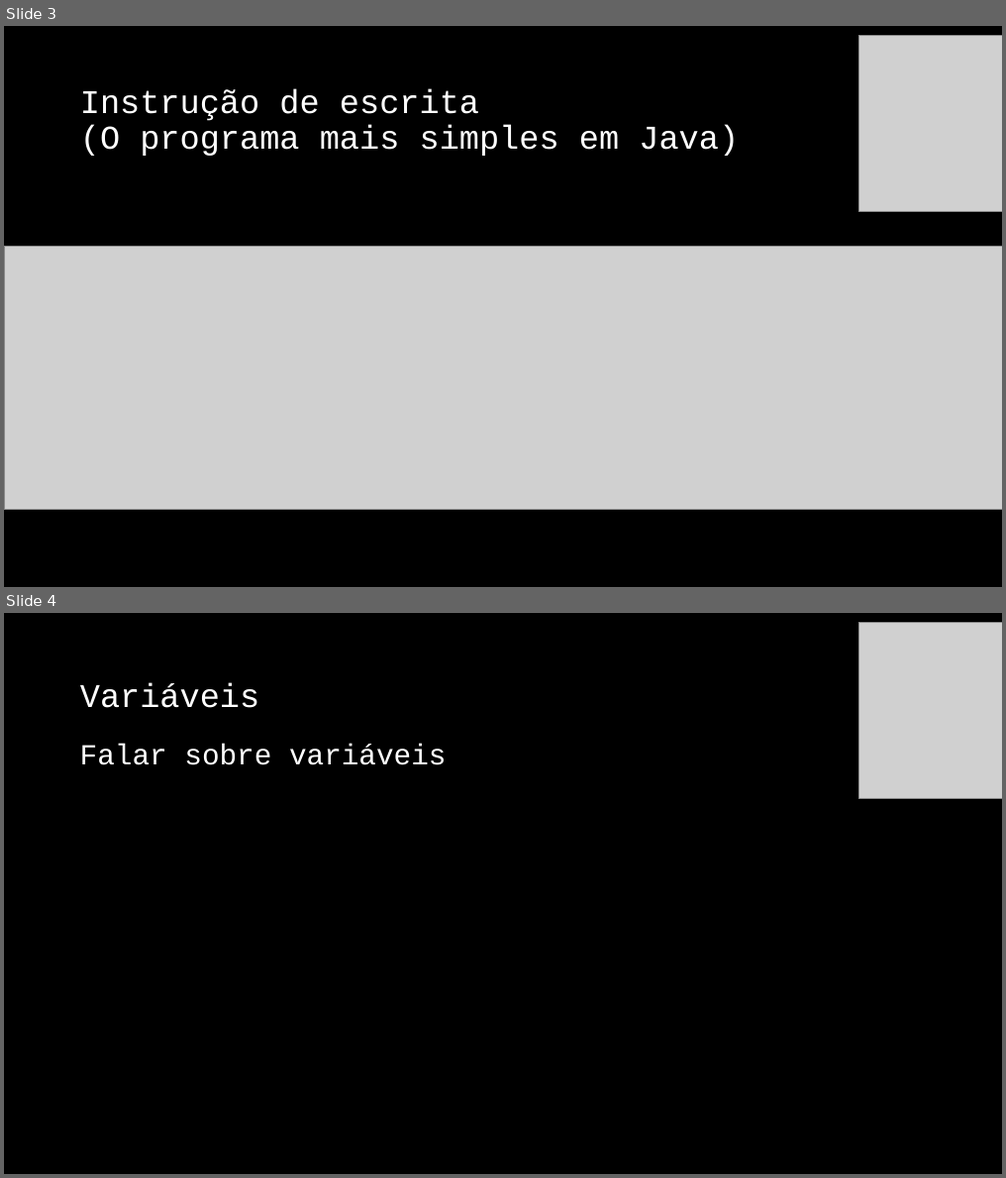
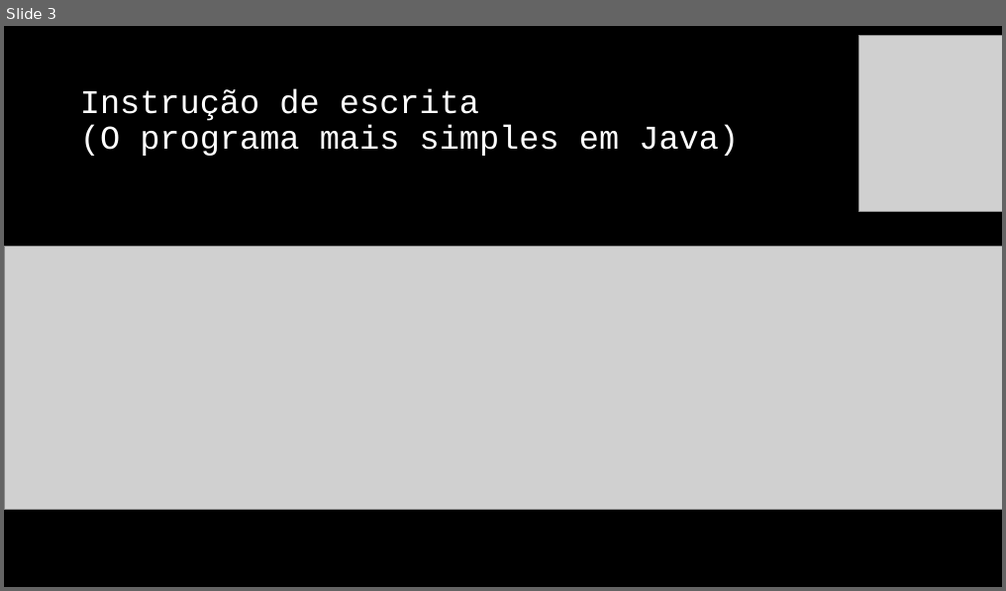
Before and after one commit to jrdutra/algoritmos, a slide deck: material_de_apoio/resumo_pratico.pptx. Shown one above the other, each under a label of ours: slides 3 and 4 before the commit, slide 3 after it. The pictures are 1006x1178 and 1006x591 pixels, drawn with LibreOffice and Linux fonts; fonts in the diff are those of the drawing; grey boxes stand for pictures. Boxes give left, top, right and bottom in pixels: in the first picture for what was removed or moved away, otherwise in the second. Text is boxed around its words. In the diff, an @@ line names an element or a change of style, - is before the commit and + after.

```diff
--- a/material_de_apoio/resumo_pratico.pptx
+++ b/material_de_apoio/resumo_pratico.pptx
@@ slide 4 removed at <box>4,613,1002,1174</box>, background #000000 @@
@@ picture removed at <box>859,622,1002,799</box> @@
@@ title removed at <box>80,683,259,708</box> @@
-Variáveis
@@ text removed at <box>80,744,447,765</box> @@
-Falar sobre variáveis
```
Also in this commit, not shown: 1 slide added, 5 other files.
